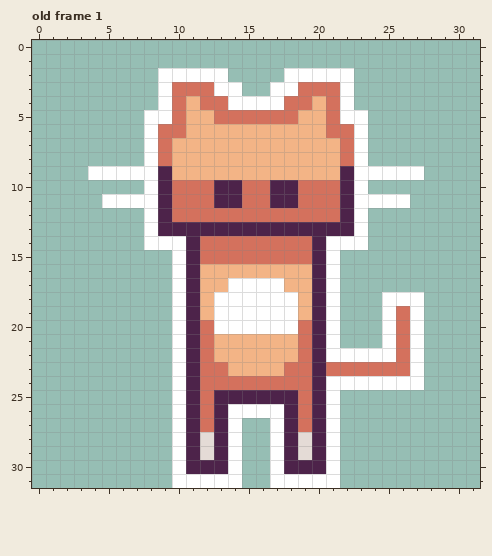
Two states of a pixel-art file, public/assets/Sprites/Player/Player.aseprite. Above is the file before it was changed.
32x32 pixels, 9 frames. Shown: old frame 1. The commit also changed other frames, which this record leaves out.
After:
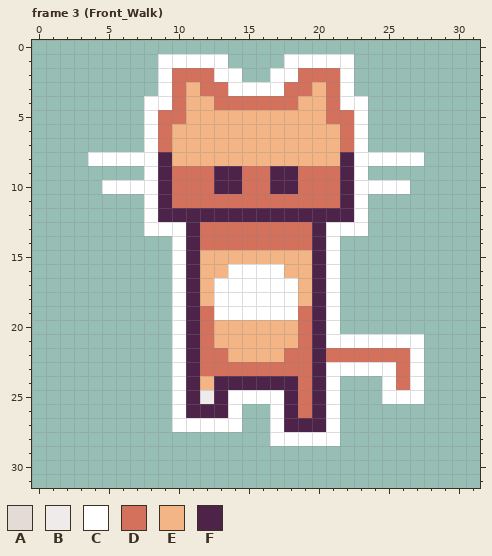
Palette (. is transparent): A #e4dbd6  B #efebea  C #ffffff  D #d4715d  E #f3b486  F #4d234a
A new or re-ordered frame is compared with the old frame closest to it.
Diff:
frames 9 -> 14
--- frame 3 (Front_Walk) is new; against old frame 1
@@ x 0..31 @@
  0 ................................
- 1 ................................
- 2 .........CCCCC....CCCCC.........
- 3 .........CDDDCC..CCDDDC.........
- 4 .........CDEDDCCCCDDEDC.........
- 5 ........CCDEEDDDDDDEEDCC........
- 6 ........CDDEEEEEEEEEEDDC........
+ 1 .........CCCCC....CCCCC.........
+ 2 .........CDDDCC..CCDDDC.........
+ 3 .........CDEDDCCCCDDEDC.........
+ 4 ........CCDEEDDDDDDEEDCC........
+ 5 ........CDDEEEEEEEEEEDDC........
+ 6 ........CDEEEEEEEEEEEEDC........
  7 ........CDEEEEEEEEEEEEDC........
- 8 ........CDEEEEEEEEEEEEDC........
- 9 ....CCCCCFEEEEEEEEEEEEFCCCCC....
-10 ........CFDDDFFDDFFDDDFC........
-11 .....CCCCFDDDFFDDFFDDDFCCCC.....
-12 ........CFDDDDDDDDDDDDFC........
-13 ........CFFFFFFFFFFFFFFC........
-14 ........CCCFDDDDDDDDFCCC........
-15 ..........CFDDDDDDDDFC..........
-16 ..........CFEEEEEEEEFC..........
-17 ..........CFEECCCCEEFC..........
-18 ..........CFECCCCCCEFC...CCC....
-19 ..........CFECCCCCCEFC...CDC....
-20 ..........CFDCCCCCCDFC...CDC....
-21 ..........CFDEEEEEEDFC...CDC....
-22 ..........CFDEEEEEEDFCCCCCDC....
-23 ..........CFDDEEEEDDFDDDDDDC....
-24 ..........CFDDDDDDDDFCCCCCCC....
-25 ..........CFDFFFFFFDFC..........
-26 ..........CFDFCCCCFDFC..........
-27 ..........CFDFC..CFDFC..........
-28 ..........CFAFC..CFAFC..........
-29 ..........CFAFC..CFAFC..........
-30 ..........CFFFC..CFFFC..........
-31 ..........CCCCC..CCCCC..........
+ 8 ....CCCCCFEEEEEEEEEEEEFCCCCC....
+ 9 ........CFDDDFFDDFFDDDFC........
+10 .....CCCCFDDDFFDDFFDDDFCCCC.....
+11 ........CFDDDDDDDDDDDDFC........
+12 ........CFFFFFFFFFFFFFFC........
+13 ........CCCFDDDDDDDDFCCC........
+14 ..........CFDDDDDDDDFC..........
+15 ..........CFEEEEEEEEFC..........
+16 ..........CFEECCCCEEFC..........
+17 ..........CFECCCCCCEFC..........
+18 ..........CFECCCCCCEFC..........
+19 ..........CFDCCCCCCDFC..........
+20 ..........CFDEEEEEEDFC..........
+21 ..........CFDEEEEEEDFCCCCCCC....
+22 ..........CFDDEEEEDDFDDDDDDC....
+23 ..........CFDDDDDDDDFCCCCCDC....
+24 ..........CFEFFFFFFDFC...CDC....
+25 ..........CFBFCCCCFDFC...CCC....
+26 ..........CFFFC..CFDFC..........
+27 ..........CCCCC..CFFFC..........
+28 .................CCCCC..........
+29 ................................
+30 ................................
+31 ................................
